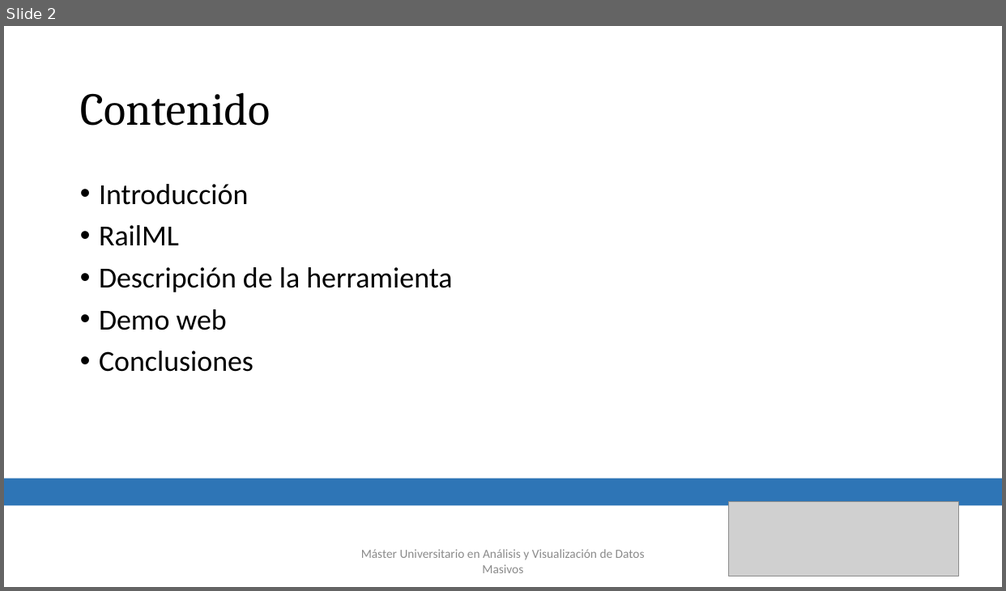
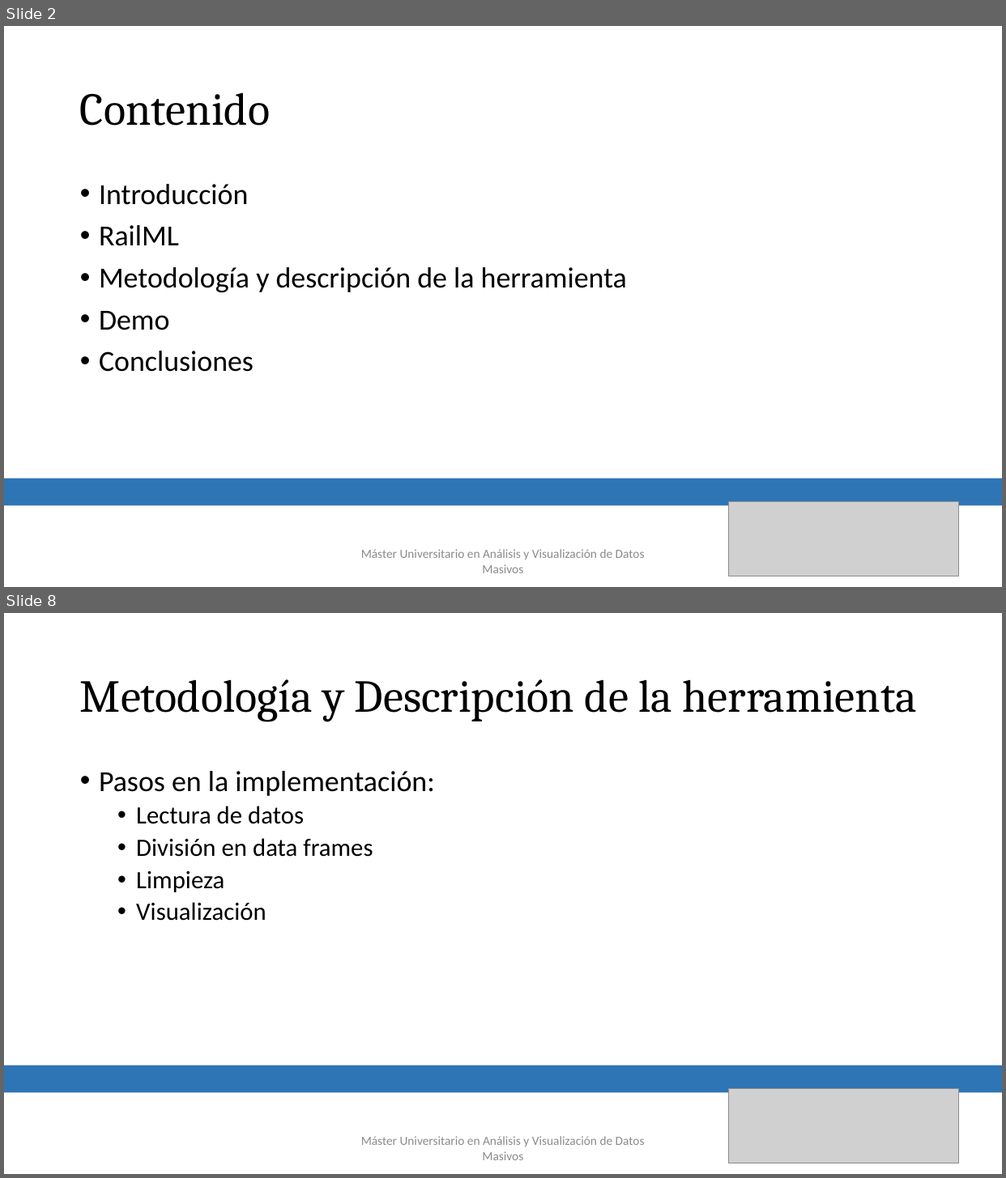
Before and after one commit to adriSM07/railMLdashboard, a slide deck: RailML_Dashboard.pptx. Shown one above the other, each under a label of ours: slide 2 before the commit, slides 2 and 8 after it; the slides between them are not shown. The pictures are 1006x591 and 1006x1178 pixels, drawn with LibreOffice and Linux fonts; fonts in the diff are those of the drawing; grey boxes stand for pictures. Boxes give left, top, right and bottom in pixels: in the first picture for what was removed or moved away, otherwise in the second. Text is boxed around its words. In the diff, an @@ line names an element or a change of style, - is before the commit and + after.

```diff
--- a/RailML_Dashboard.pptx
+++ b/RailML_Dashboard.pptx
@@ slide 8 added at <box>4,613,1002,1174</box>, background #FFFFFF @@
@@ text added at <box>80,679,917,722</box>, 44 pt, text #000000 @@
+Metodología y Descripción de la herramienta
@@ text added at <box>99,771,434,921</box>, 24 pt, text #000000 @@
+• Pasos en la implementación:
+  • Lectura de datos
+  • División en data frames
+  • Limpieza
+  • Visualización
@@ rectangle added at <box>4,1066,1002,1093</box>, fill #2E75B6 @@
@@ picture added at <box>730,1089,959,1163</box> @@
@@ text added at <box>361,1136,645,1161</box>, 12 pt, text #8C8C8C @@
+Máster Universitario en Análisis y Visualización de Datos Masivos
@@ slide 2 changed as well @@
@@ text at <box>99,267,627,331</box>: text changed @@
-• Descripción de la herramienta
-• Demo web
+• Metodología y descripción de la herramienta
+• Demo
```
Also in this commit, not shown: 2 other slides changed, 5 other slides added.
